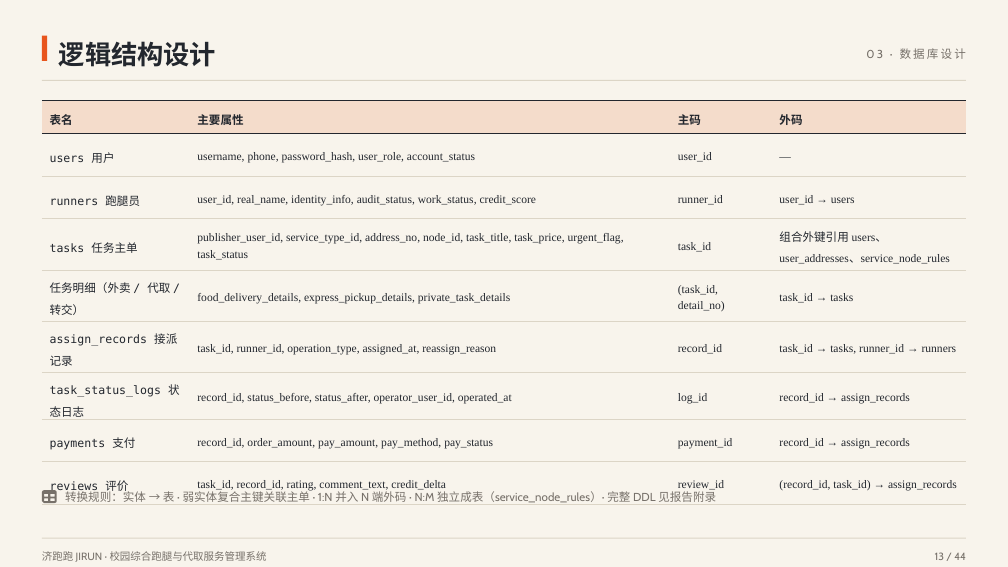
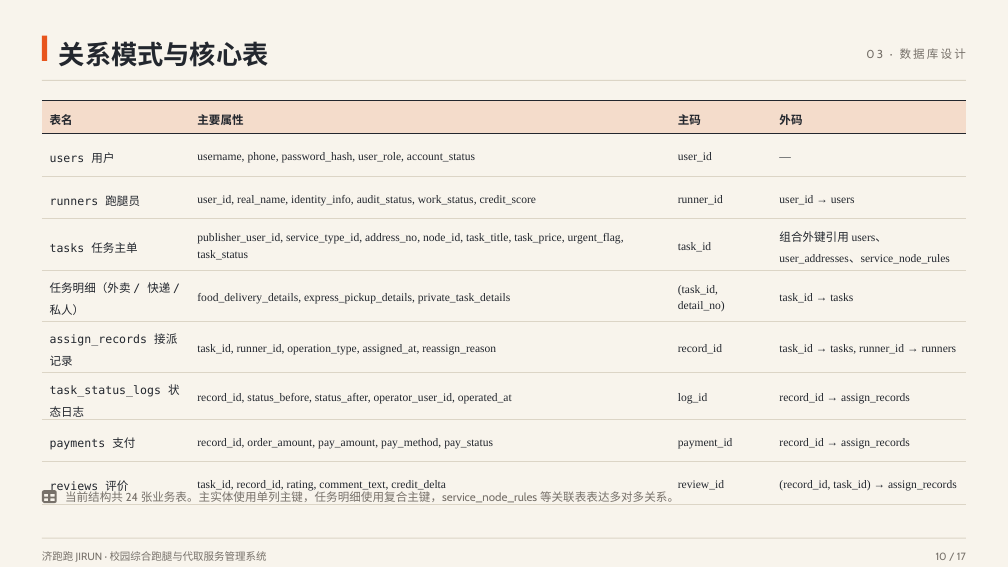
Before and after one commit to CampusDelivery-Team/campus-delivery, a slide deck: slide 9 of docs/校园综合跑腿与代取服务管理系统-课程设计答辩.pptx (slide 13 before the commit). Drawn at 1008x567 pixels with LibreOffice and Linux fonts; fonts in the diff are those of the drawing. Boxes give left, top, right and bottom in pixels: in the first picture for what was removed or moved away, otherwise in the second. Text is boxed around its words. In the diff, an @@ line names an element or a change of style, - is before the commit and + after.

```diff
--- a/docs/校园综合跑腿与代取服务管理系统-课程设计答辩.pptx
+++ b/docs/校园综合跑腿与代取服务管理系统-课程设计答辩.pptx
@@ text at bbox=[59, 41, 269, 67]: text changed @@
-逻辑结构设计
+关系模式与核心表
@@ table at bbox=[42, 101, 967, 498] @@
-row 5, column 1: 任务明细（外卖 / 代取 / 转交）
+row 5, column 1: 任务明细（外卖 / 快递 / 私人）
@@ text at bbox=[65, 489, 679, 503]: text changed @@
-转换规则：实体 → 表 · 弱实体复合主键关联主单 · 1:N 并入 N 端外码 · N:M 独立成表（service_node_rules）· 完整 DDL 见报告附录
+当前结构共 24 张业务表。主实体使用单列主键，任务明细使用复合主键，service_node_rules 等关联表表达多对多关系。
@@ text at bbox=[936, 552, 966, 560]: text changed @@
-13 / 44
+10 / 17
```
Also in this commit, not shown: 15 other slides changed, 28 slides removed, 4 other files.
